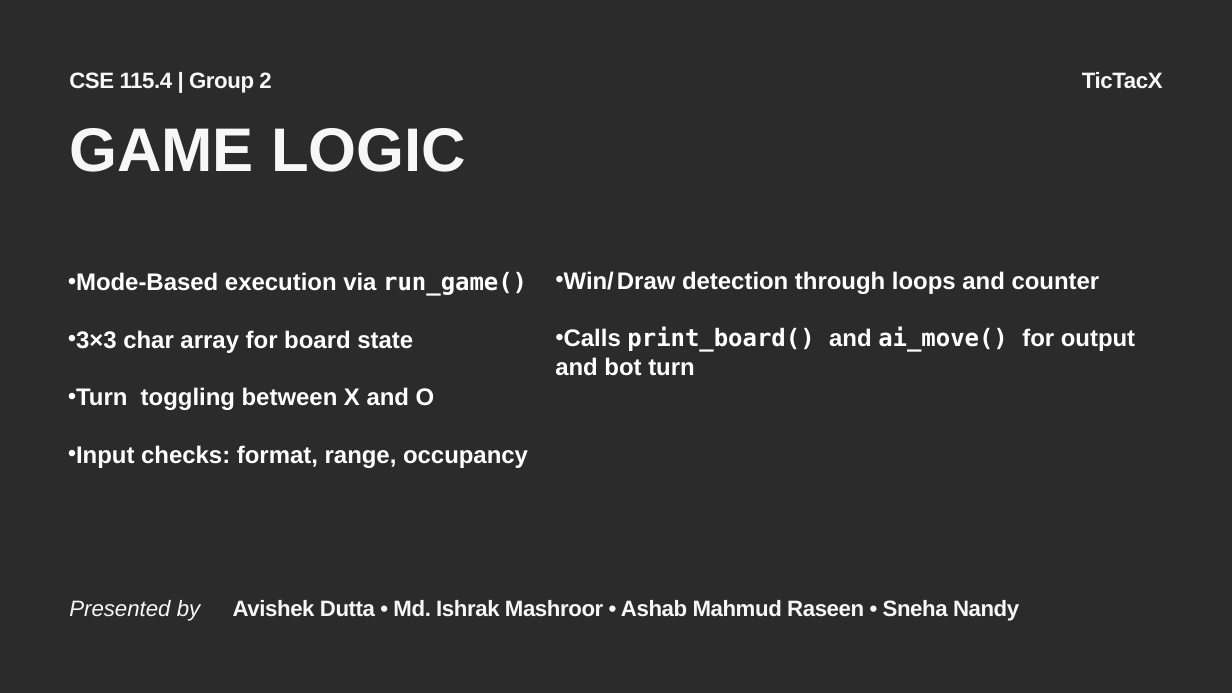
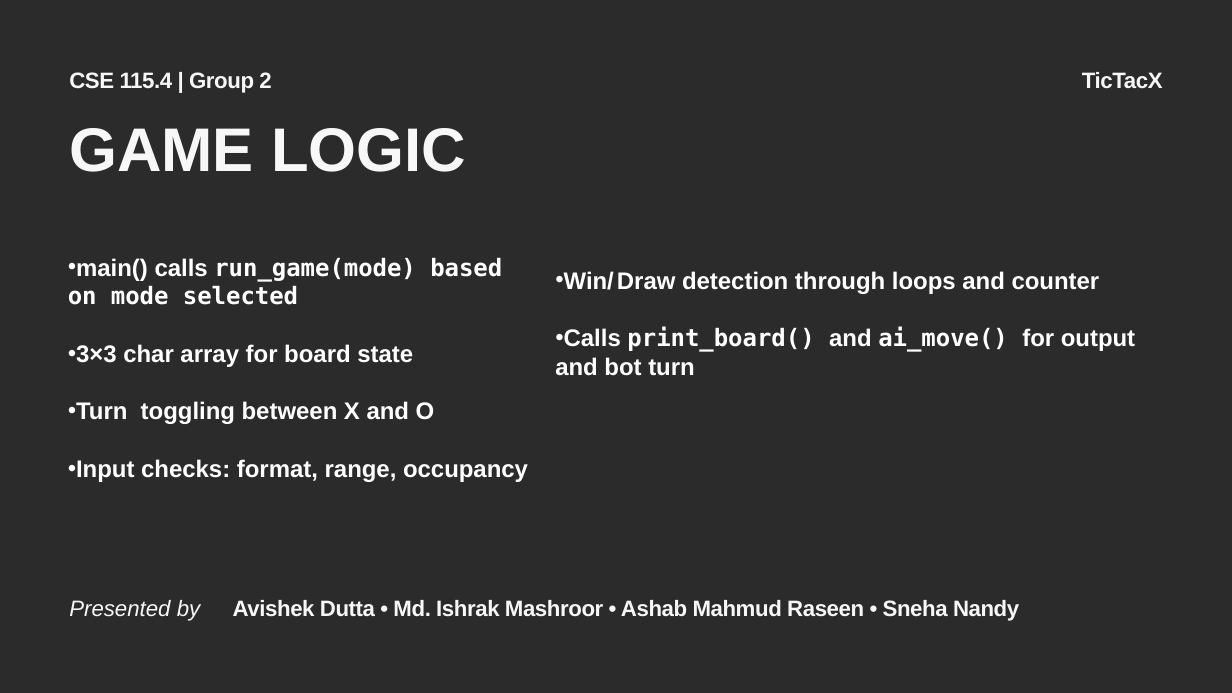
Before and after one commit to tyroruyk/tictacx, a slide deck: slide 10 of others/TicTacX.pptx. Drawn at 1232x693 pixels with LibreOffice and Linux fonts; fonts in the diff are those of the drawing; background and template pictures are left out; a plain dark background stands for a picture behind light text. Boxes give left, top, right and bottom in pixels: in the first picture for what was removed or moved away, otherwise in the second. Text is boxed around its words. In the diff, an @@ line names an element or a change of style, - is before the commit and + after.

```diff
--- a/others/TicTacX.pptx
+++ b/others/TicTacX.pptx
@@ text "main() calls run_game(mode) based on ...": place and size @@
-text "main() calls run_game(mode) based on ..." at [76,272,528,468]
+text "main() calls run_game(mode) based on ..." at [68,257,528,482]
@@ text at [68,257,502,305]: text changed; font Arial to DejaVu Sans Mono @@
-• Mode-Based execution via run_game()
+• main() calls run_game(mode) based on mode selected
```
Also in this commit, not shown: 1 other slide changed.
